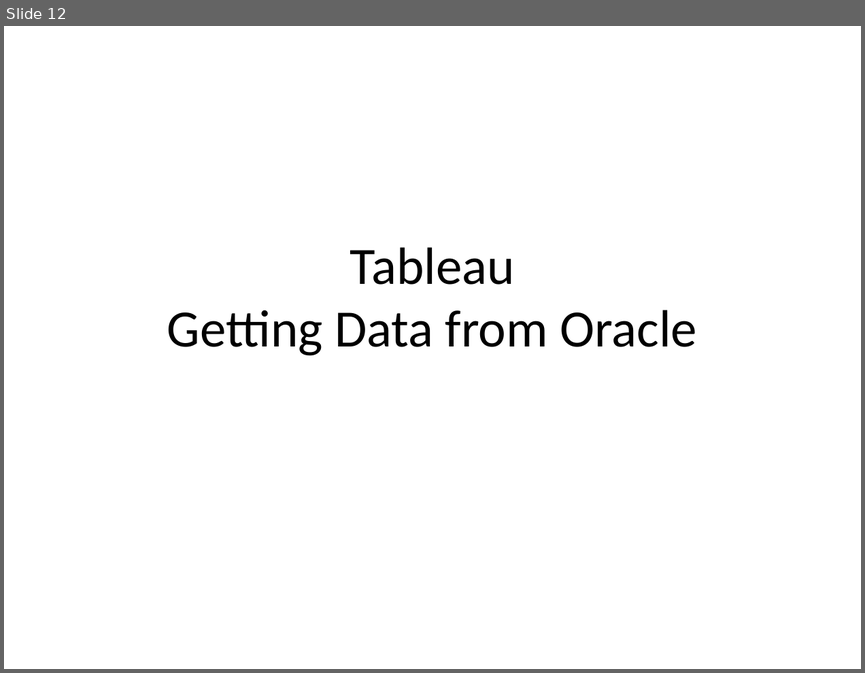
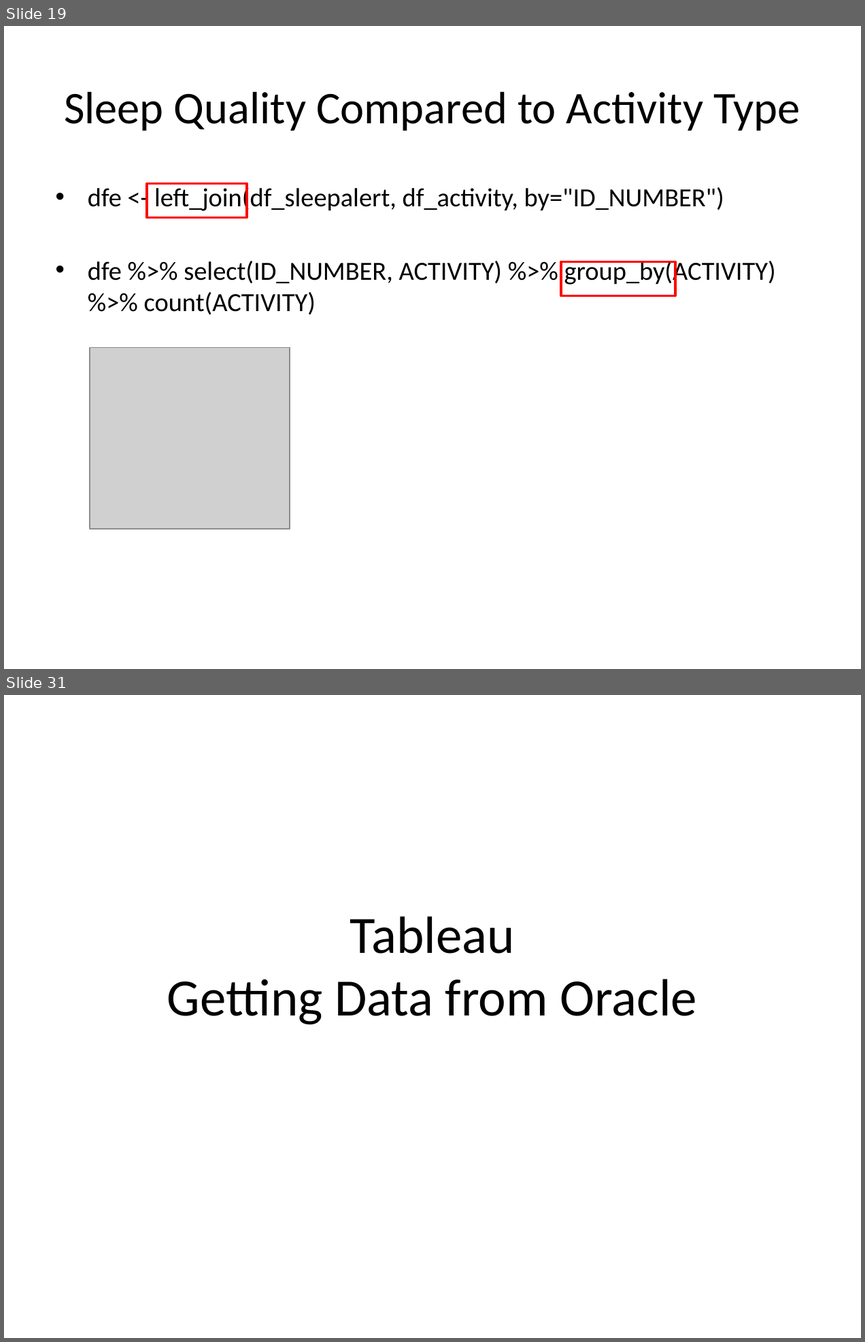
Before and after one commit to andreanc223/DV_FinalProject, a slide deck: 00 Doc/Presentation.pptx. Shown one above the other, each under a label of ours: slide 12 before the commit, slides 19 and 31 after it; the slides between them are not shown. The pictures are 865x673 and 865x1342 pixels, drawn with LibreOffice and Linux fonts; fonts in the diff are those of the drawing; grey boxes stand for pictures. Boxes give left, top, right and bottom in pixels: in the first picture for what was removed or moved away, otherwise in the second. Text is boxed around its words. In the diff, an @@ line names an element or a change of style, - is before the commit and + after.

```diff
--- a/00 Doc/Presentation.pptx
+++ b/00 Doc/Presentation.pptx
@@ slide 19 added at (4, 26, 861, 669), background #FFFFFF @@
@@ title added at (64, 91, 800, 131), 38 pt, text #000000 @@
+Sleep Quality Compared to Activity Type
@@ text added at (88, 184, 776, 314), 22 pt, text #000000 @@
+• dfe <- left_join(df_sleepalert, df_activity, by="ID_NUMBER")
+• dfe %>% select(ID_NUMBER, ACTIVITY) %>% group_by(ACTIVITY) %>% count(ACTIVITY)
@@ rectangle added at (147, 184, 247, 218), outline #FF0000 2 pt @@
@@ rectangle added at (561, 261, 675, 296), outline #FF0000 2 pt @@
@@ picture added at (90, 347, 290, 529) @@
@@ what was slide 12 is now slide 31 @@
```
Also in this commit, not shown: 18 other slides added, 8 other files.
